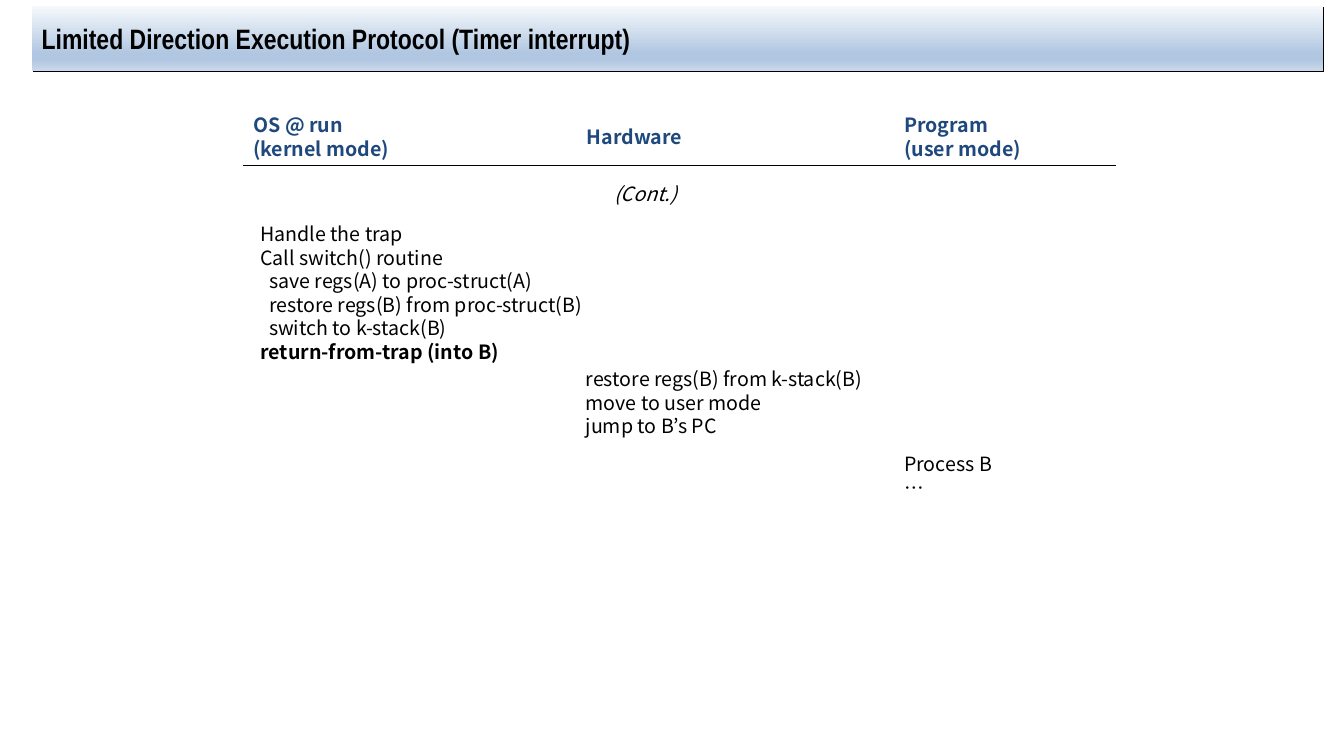
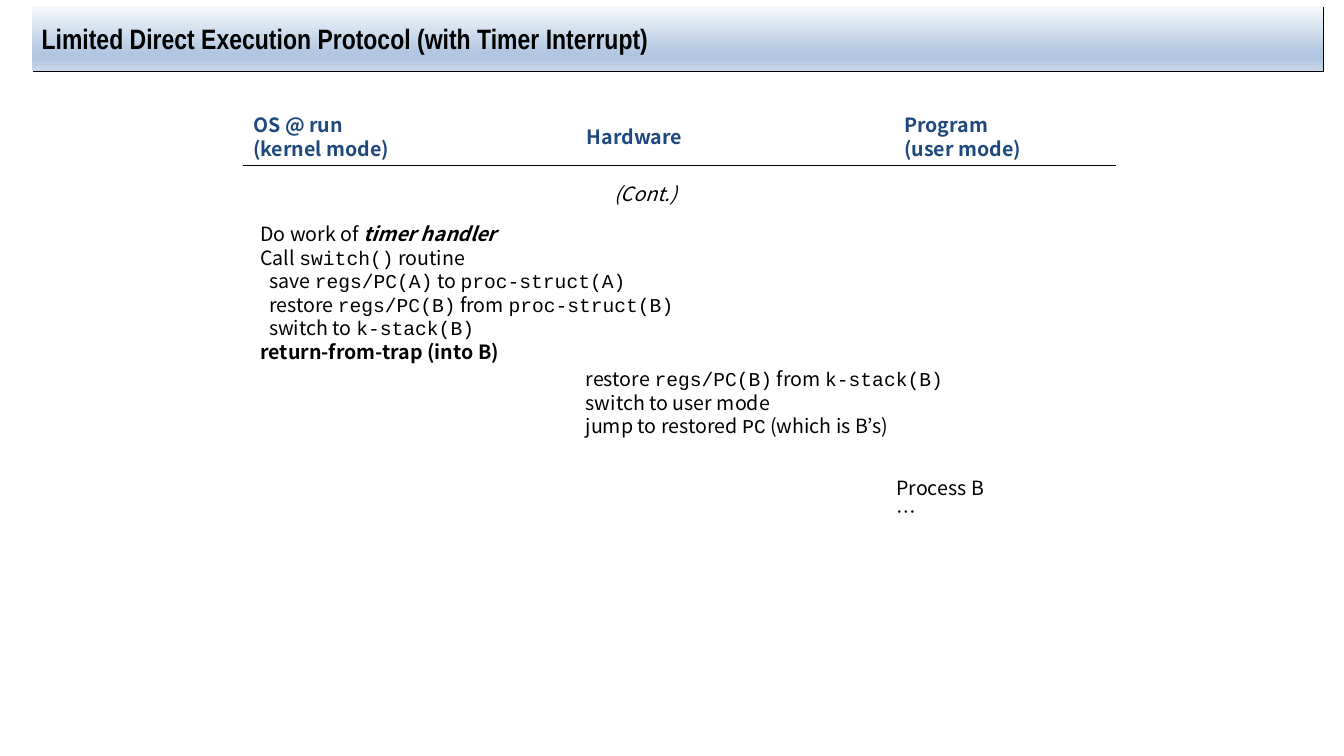
Before and after one commit to jachermocilla/extra-course-materials, a slide deck: slide 22 of cmsc125/ostep/slides/01.Virtualization/06.Mechanism_Limited_Direct_Execution.pptx (slide 18 before the commit). Drawn at 1344x756 pixels with LibreOffice and Linux fonts; fonts in the diff are those of the drawing. Boxes give left, top, right and bottom in pixels: in the first picture for what was removed or moved away, otherwise in the second. Text is boxed around its words. In the diff, an @@ line names an element or a change of style, - is before the commit and + after.

```diff
--- a/cmsc125/ostep/slides/01.Virtualization/06.Mechanism_Limited_Direct_Execution.pptx
+++ b/cmsc125/ostep/slides/01.Virtualization/06.Mechanism_Limited_Direct_Execution.pptx
@@ title at (42,28,648,55): text changed @@
-Limited Direction Execution Protocol (Timer interrupt)
+Limited Direct Execution Protocol (with Timer Interrupt)
@@ text at (260,225,497,242): text changed; bold on; italic on @@
-Handle the trap
+Do work of timer handler
@@ text at (260,249,474,339): font Noto Sans CJK KR to Courier New in "switch()", "k-stack(B)" @@
@@ text at (269,274,674,316): text changed; font Noto Sans CJK KR to Courier New @@
-save regs(A) to proc-struct(A)
-restore regs(B) from proc-struct(B)
+save regs/PC(A) to proc-struct(A)
+restore regs/PC(B) from proc-struct(B)
@@ text at (586,370,943,438): text changed @@
-restore regs(B) from k-stack(B)
-move to user mode
-jump to B’s PC
+restore regs/PC(B) from k-stack(B)
+switch to user mode
+jump to restored PC (which is B’s)
@@ text "Process B": place and size @@
-text "Process B" at (904,456,992,472)
+text "Process B" at (896,480,984,496)
```
Also in this commit, not shown: 14 other slides changed, 4 slides added, 1 other file.
